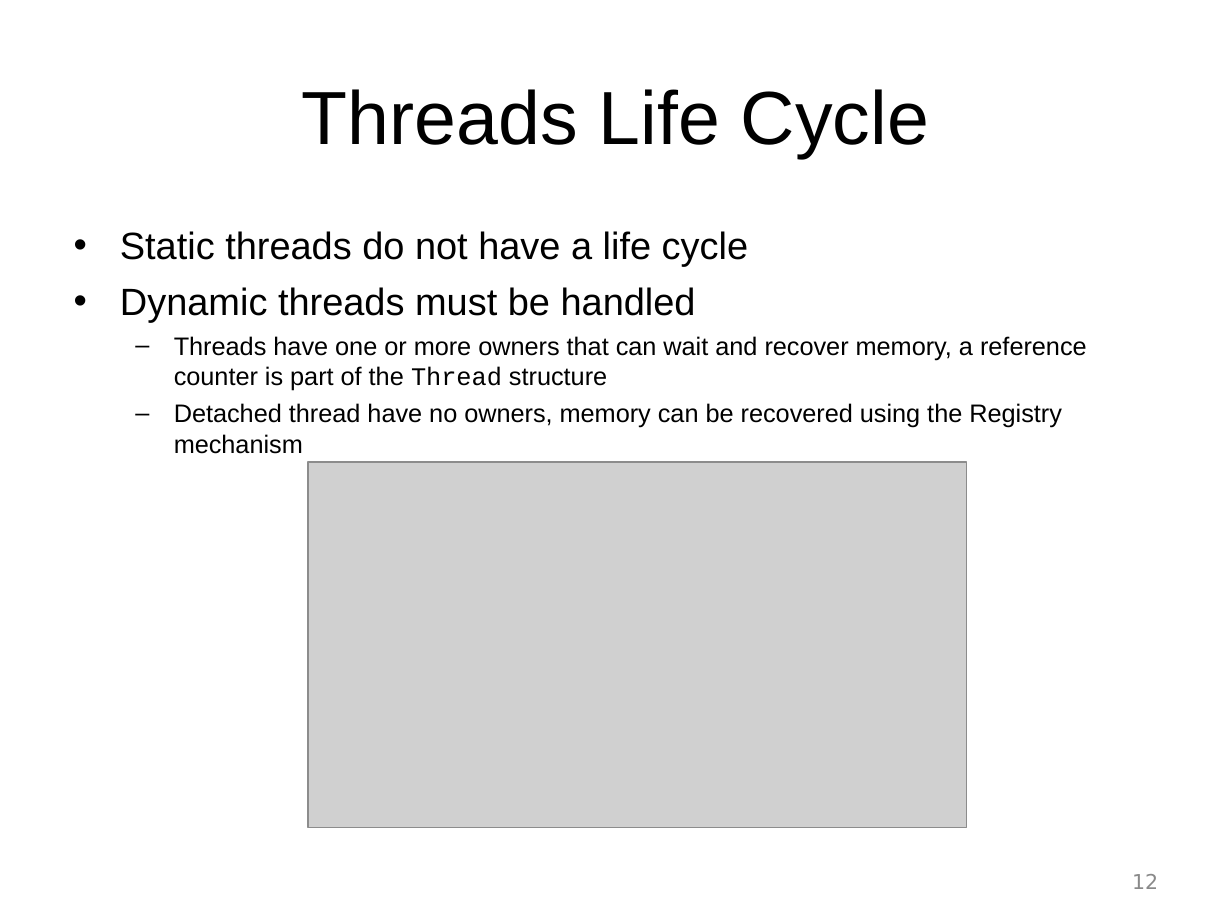
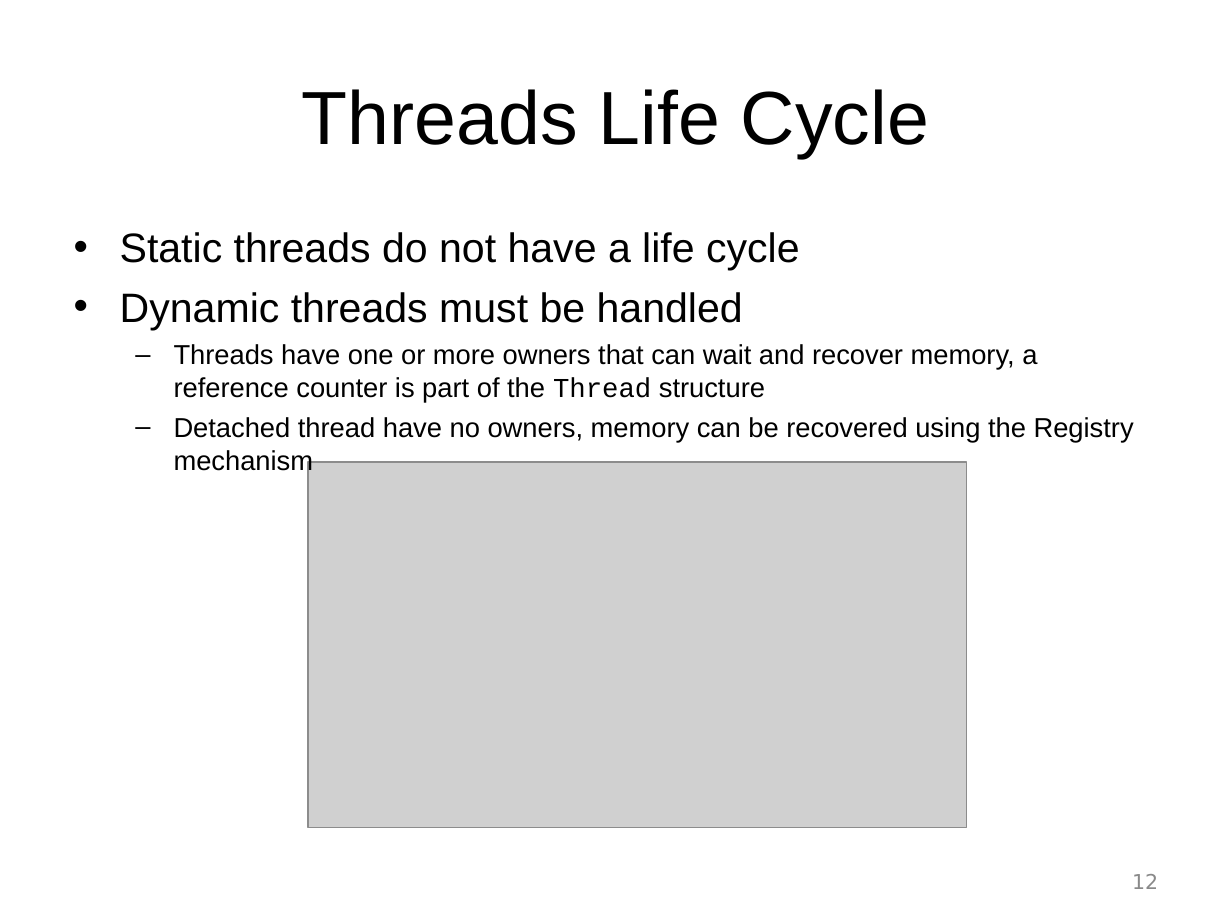
Before and after one commit to ArduPilot/ChibiOS.svn, a slide deck: slide 12 of slides_better_embedded_2012/ChibiOS-RT 2 Architecture.ppt. Drawn at 1232x924 pixels with LibreOffice and Linux fonts; fonts in the diff are those of the drawing; grey boxes stand for pictures; background and template pictures are left out. Boxes give left, top, right and bottom in pixels: in the first picture for what was removed or moved away, otherwise in the second. Text is boxed around its words. In the diff, an @@ line names an element or a change of style, - is before the commit and + after.

```diff
--- a/slides_better_embedded_2012/ChibiOS-RT 2 Architecture.ppt
+++ b/slides_better_embedded_2012/ChibiOS-RT 2 Architecture.ppt
@@ text "Static threads do not have ..." at box(120, 232, 1134, 475): size 22.2 to 24 pt in "Static threads do not have a life ...", "Dynamic threads must be handled"; size 14.8 to 16 pt in "Threads have one or more owners that ...", "Detached thread have no owners, memory can ..."; indent changed @@
```
Also in this commit, not shown: 22 other slides changed, 1 other file.
